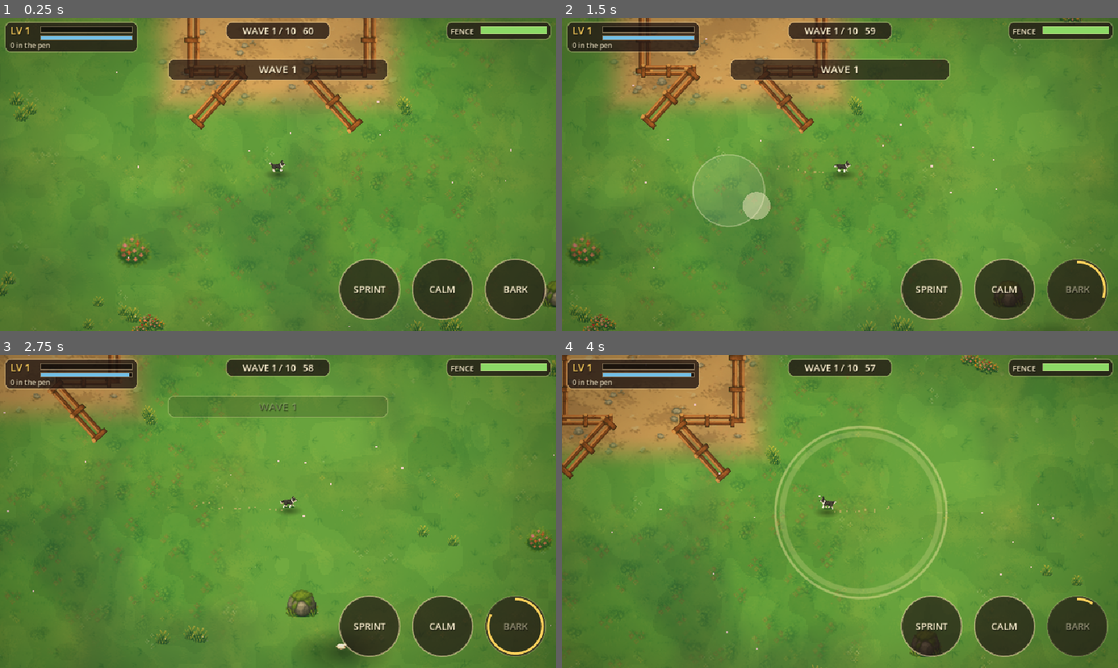
Above: before the commit, frames 1-4 (two rows, left to right).
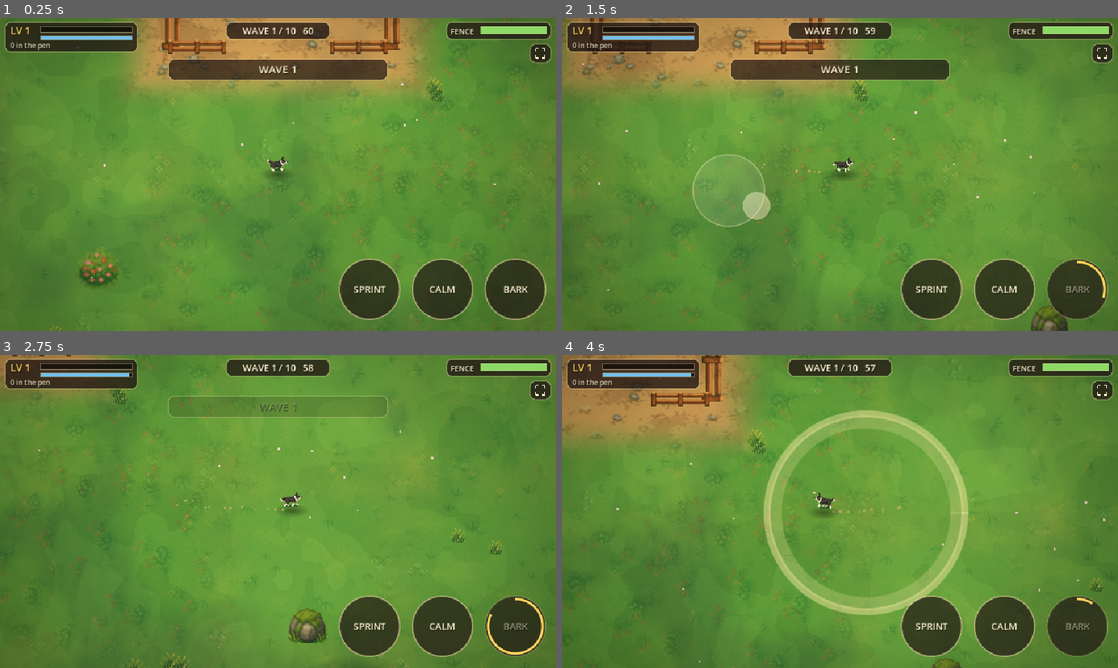
Above: after the commit, the same moments.

Repository: SavageLion/EigthArcanum
Game: Godot game, scene res://main.tscn
Two runs of this game, one before a commit and one after it. Both use one fixed random seed, a clock stepped at 60 frames per second and the inputs below.
Inputs (mouse positions are in pixels of both pictures, inside the frame that each line leads up to):
- Up to frame 1 (0.25 s): no input
- Up to frame 2 (1.5 s): tap Enter at 0.5 s; move the mouse to (962, 158) at 0.52 s; hold D 0.53-1.25 s; tap F at 0.6 s; click (962, 158) at 0.67 s; tap Space at 0.77, 0.8, 1.07 s; drag from (728, 190) to (812, 237) at 1.27 s
- Up to frame 3 (2.75 s): move the mouse to (333, 442) at 2.02 s; hold D from 2.03 s (still down); tap F at 2.1 s; tap Space at 2.3 s
- Up to frame 4 (4 s): release D at 2.75 s; drag from (812, 574) to (673, 464) at 2.77 s; move the mouse to (1006, 558) at 3.52 s; hold A from 3.53 s (still down); tap 2 at 3.6 s; tap Space at 3.77, 3.8 s

The runs differ from the first frame. In frame 1, 12% of the frame differs, in the area x 0-100%, y 0-100%; in frame 2, 9.6%; in frame 3, 6.9%; in frame 4, 16%.

Commit message:
Survivors: fullscreen button, closer zoom, visible attacks, no diagonal wings
Co-Authored-By: Claude Sonnet 5.5 <noreply@anthropic.com>

Diff:
--- a/prototypes/sheepdog-survivors/hud.gd
+++ b/prototypes/sheepdog-survivors/hud.gd
@@ -52,6 +52,13 @@
 	_panel(Rect2(v.x - 190, 6, 182, 32))
 	_text("FENCE", Vector2(v.x - 182, 28), 13, CREAM)
 	_bar(Rect2(v.x - 130, 15, 114, 12), worst, Color(0.55, 0.85, 0.4) if worst > 0.5 else (Color(0.95, 0.75, 0.3) if worst > 0.25 else Color(0.95, 0.4, 0.35)))
+	var fr: Rect2 = main.fs_rect()
+	_panel(fr)
+	draw_rect(fr.grow(-9.0), Color(CREAM, 0.0), false)
+	for c in [Vector2(-1, -1), Vector2(1, -1), Vector2(1, 1), Vector2(-1, 1)]:
+		var cc: Vector2 = fr.get_center() + (c as Vector2) * 8.0
+		draw_line(cc, cc - Vector2((c as Vector2).x * 5.0, 0), CREAM, 2.0)
+		draw_line(cc, cc - Vector2(0, (c as Vector2).y * 5.0), CREAM, 2.0)
 	# fence bars over damaged pieces
 	for w in main.world.walls:
 		if not w["pen"] or float(w["hp"]) >= float(w["max"]) - 0.5:
--- a/prototypes/sheepdog-survivors/main.gd
+++ b/prototypes/sheepdog-survivors/main.gd
@@ -10,7 +10,7 @@
 const BTN_R: float = 52.0
 const WAVE_LEN: float = 60.0
 const LAST_WAVE: int = 10
-const BASE_ZOOM: float = 1.45
+const BASE_ZOOM: float = 1.8
 const TYPES: Dictionary = {
 	"normal": {"r": 7.0, "zone": 120.0, "flee": 1.0, "speed": 1.0, "hp": 2, "tint": Color(1, 1, 1), "xp": 10},
 	"lamb": {"r": 4.5, "zone": 105.0, "flee": 1.0, "speed": 1.1, "hp": 1, "tint": Color(1, 1, 1), "xp": 8},
@@ -240,10 +240,19 @@
 			elif ke.keycode == KEY_SPACE:
 				do_bark()
 			elif ke.keycode == KEY_F:
-				var w: Window = get_window()
-				w.mode = Window.MODE_WINDOWED if w.mode == Window.MODE_FULLSCREEN else Window.MODE_FULLSCREEN
+				toggle_fullscreen()
+
+func fs_rect() -> Rect2:
+	return Rect2(vp().x - 46.0, 44.0, 38.0, 34.0)
+
+func toggle_fullscreen() -> void:
+	var w: Window = get_window()
+	w.mode = Window.MODE_WINDOWED if w.mode == Window.MODE_FULLSCREEN or w.mode == Window.MODE_EXCLUSIVE_FULLSCREEN else Window.MODE_FULLSCREEN
 
 func _press(p: Vector2, id: int) -> void:
+	if state != "result" and fs_rect().grow(6.0).has_point(p):
+		toggle_fullscreen()
+		return
 	if state == "result":
 		get_tree().reload_current_scene()
 		return
@@ -654,7 +663,7 @@
 	dog.squash = 1.0
 	shake = 1.0
 	var R: float = bark_r()
-	ring(dog.position, R, Color(1.0, 0.95, 0.75), 0.5, 3.0)
+	ring(dog.position, R, Color(1.0, 0.95, 0.75), 0.55, 6.0)
 	for s in sheep:
 		var sh: Sheep = s
 		if sh.carried or sh.in_pen:
@@ -705,7 +714,12 @@
 				any = true
 		if any:
 			swipe_t = swipe_cd()
-			ring(dog.position, R, Color(1.0, 0.85, 0.6), 0.25, 2.0)
+			var sl := Slash.new()
+			sl.position = dog.position + Vector2(0, -4)
+			sl.ang = dog.heading.angle()
+			sl.rad = R
+			sl.z_index = 30
+			add_child(sl)
 			dog.squash = 0.6
 			for f in foxes.duplicate():
 				var fx2: Fox = f
@@ -762,7 +776,9 @@
 	if f.fleeing:
 		return
 	f.hp -= dmg
-	f.flash = 0.14
+	f.flash = 0.22
+	add_popup(str(int(dmg)), f.position + Vector2(randf_range(-8, 8), -22), Color(1.0, 0.95, 0.6))
+	ring(f.position, 22.0, Color(1.0, 1.0, 0.9), 0.25, 3.0)
 	var resist: float = 0.25 if f.kind == "bear" else (0.6 if f.kind == "wolf" else 1.0)
 	f.kb += (f.position - from).normalized() * power * resist
 	f.stun = maxf(f.stun, stun * resist)
--- /dev/null
+++ b/prototypes/sheepdog-survivors/slash_fx.gd
@@ -0,0 +1,20 @@
+class_name Slash
+extends Node2D
+# A bright crescent swipe in front of the dog.
+
+var ang: float = 0.0
+var rad: float = 40.0
+var t: float = 0.0
+
+func _process(delta: float) -> void:
+	t += delta / 0.22
+	if t >= 1.0:
+		queue_free()
+		return
+	queue_redraw()
+
+func _draw() -> void:
+	var a: float = 1.0 - t
+	var r: float = rad * (0.75 + 0.35 * t)
+	draw_arc(Vector2.ZERO, r, ang - 1.1, ang + 1.1, 24, Color(1.0, 0.97, 0.8, a), 9.0, true)
+	draw_arc(Vector2.ZERO, r - 3.0, ang - 0.9, ang + 0.9, 24, Color(1.0, 0.8, 0.4, a * 0.8), 4.0, true)
--- a/prototypes/sheepdog-survivors/stick_fx.gd
+++ b/prototypes/sheepdog-survivors/stick_fx.gd
@@ -13,7 +13,8 @@
 	queue_redraw()
 
 func _draw() -> void:
-	draw_set_transform(Vector2(0, -6), spin, Vector2.ONE)
-	draw_line(Vector2(-8, 0), Vector2(8, 0), Color(0.35, 0.2, 0.1), 4.0)
-	draw_line(Vector2(-8, -1), Vector2(8, -1), Color(0.6, 0.4, 0.2), 2.0)
-	draw_line(Vector2(2, 0), Vector2(5, -4), Color(0.45, 0.28, 0.12), 2.0)
+	draw_circle(Vector2(0, -6), 14.0, Color(1.0, 0.95, 0.7, 0.18))
+	draw_set_transform(Vector2(0, -6), spin, Vector2(1.9, 1.9))
+	draw_line(Vector2(-8, 0), Vector2(8, 0), Color(0.3, 0.17, 0.08), 4.0)
+	draw_line(Vector2(-8, -1), Vector2(8, -1), Color(0.75, 0.5, 0.25), 2.0)
+	draw_line(Vector2(2, 0), Vector2(5, -4), Color(0.5, 0.3, 0.14), 2.0)
--- a/prototypes/sheepdog-survivors/world.gd
+++ b/prototypes/sheepdog-survivors/world.gd
@@ -6,7 +6,7 @@
 var wy: float = 1200.0
 var pen: Rect2
 var gate_x: float = 0.0
-var gap: float = 80.0
+var gap: float = 100.0
 var walls: Array = []
 var rocks: Array = []
 var zones: Array = []
@@ -99,8 +99,6 @@
 		_wall(Vector2(px + pw, py), Vector2(px + pw, by), true, hp),
 		_wall(Vector2(px, by), Vector2(gate_x - gap / 2.0, by), true, hp),
 		_wall(Vector2(gate_x + gap / 2.0, by), Vector2(px + pw, by), true, hp),
-		_wall(Vector2(gate_x - gap / 2.0 - 56.0, by + 62.0), Vector2(gate_x - gap / 2.0, by), false, 0.0),
-		_wall(Vector2(gate_x + gap / 2.0 + 56.0, by + 62.0), Vector2(gate_x + gap / 2.0, by), false, 0.0),
 	]
 	dog_start = Vector2(gate_x, by + 120.0)
 
Not shown, added: prototypes/sheepdog-survivors/slash_fx.gd.uid
